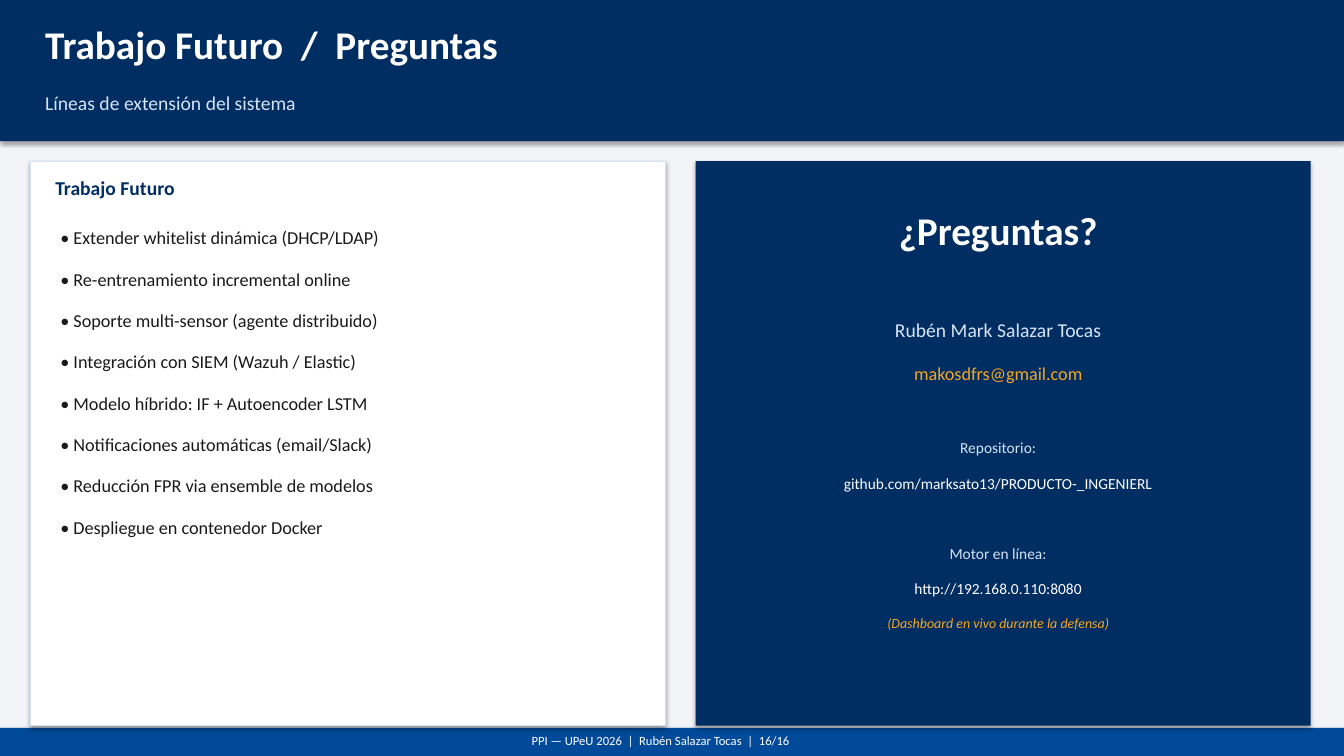
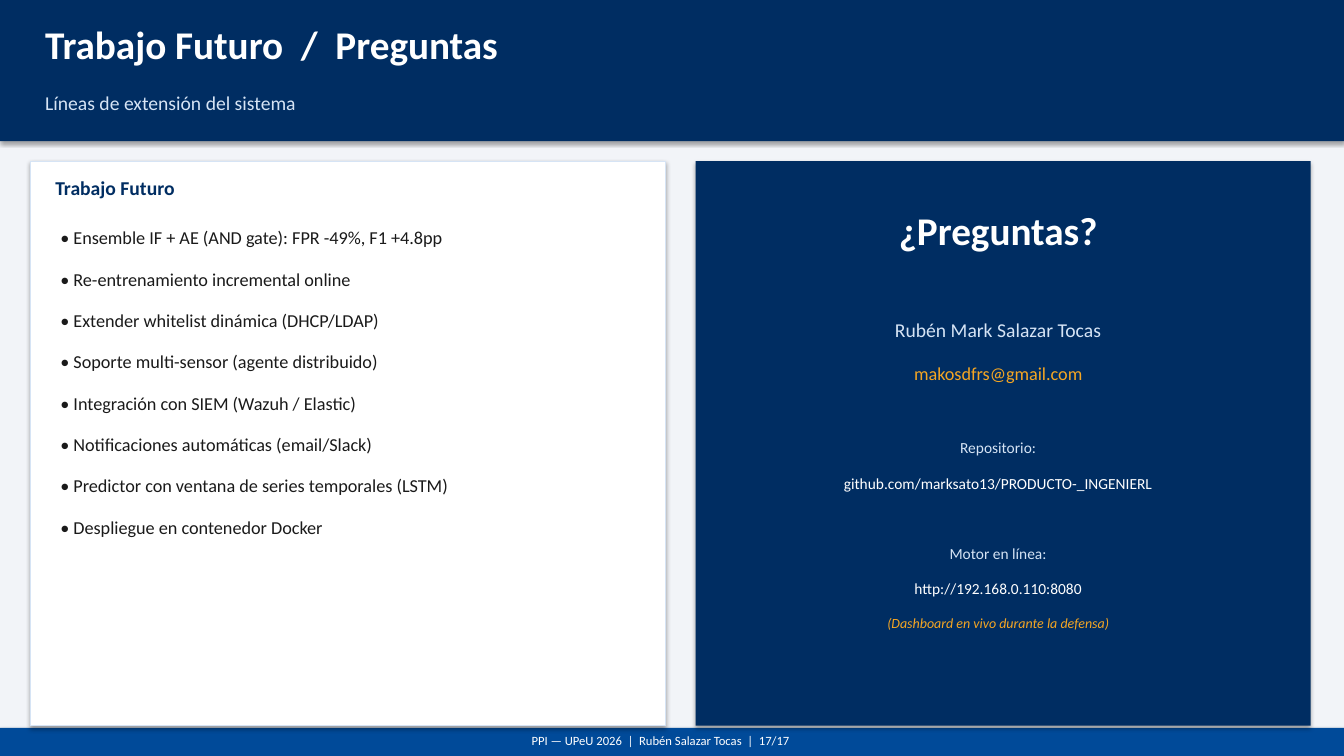
Before and after one commit to marksato13/PRODUCTO-_INGENIERL, a slide deck: slide 17 of results/slides_defensa_PPI_UPeU_2026.pptx (slide 16 before the commit). Drawn at 1344x756 pixels with LibreOffice and Linux fonts; fonts in the diff are those of the drawing. Boxes give left, top, right and bottom in pixels: in the first picture for what was removed or moved away, otherwise in the second. Text is boxed around its words. In the diff, an @@ line names an element or a change of style, - is before the commit and + after.

```diff
--- a/results/slides_defensa_PPI_UPeU_2026.pptx
+++ b/results/slides_defensa_PPI_UPeU_2026.pptx
@@ text added at <box>73,231,442,247</box>, 13 pt, text #1A1A1A @@
+• Ensemble IF + AE (AND gate): FPR -49%, F1 +4.8pp
@@ text "• Extender whitelist dinámica (DHCP/LDAP)": place and size @@
-text "• Extender whitelist dinámica (DHCP/LDAP)" at <box>73,231,379,247</box>
+text "• Extender whitelist dinámica (DHCP/LDAP)" at <box>73,314,379,330</box>
@@ text "• Soporte multi-sensor (agente distribuido)": place and size @@
-text "• Soporte multi-sensor (agente distribuido)" at <box>73,314,378,330</box>
+text "• Soporte multi-sensor (agente distribuido)" at <box>73,355,378,371</box>
@@ text "• Integración con SIEM (Wazuh ...": place and size @@
-text "• Integración con SIEM (Wazuh ..." at <box>73,355,356,371</box>
+text "• Integración con SIEM (Wazuh ..." at <box>73,397,356,413</box>
@@ text removed at <box>73,397,367,410</box> @@
-• Modelo híbrido: IF + Autoencoder LSTM
@@ text at <box>73,479,448,495</box>: text changed @@
-• Reducción FPR via ensemble de modelos
+• Predictor con ventana de series temporales (LSTM)
@@ text at <box>532,736,789,746</box>: text changed @@
-PPI — UPeU 2026 | Rubén Salazar Tocas | 16/16
+PPI — UPeU 2026 | Rubén Salazar Tocas | 17/17
```
Also in this commit, not shown: 14 other slides changed, 1 slide added, 2 other files.
